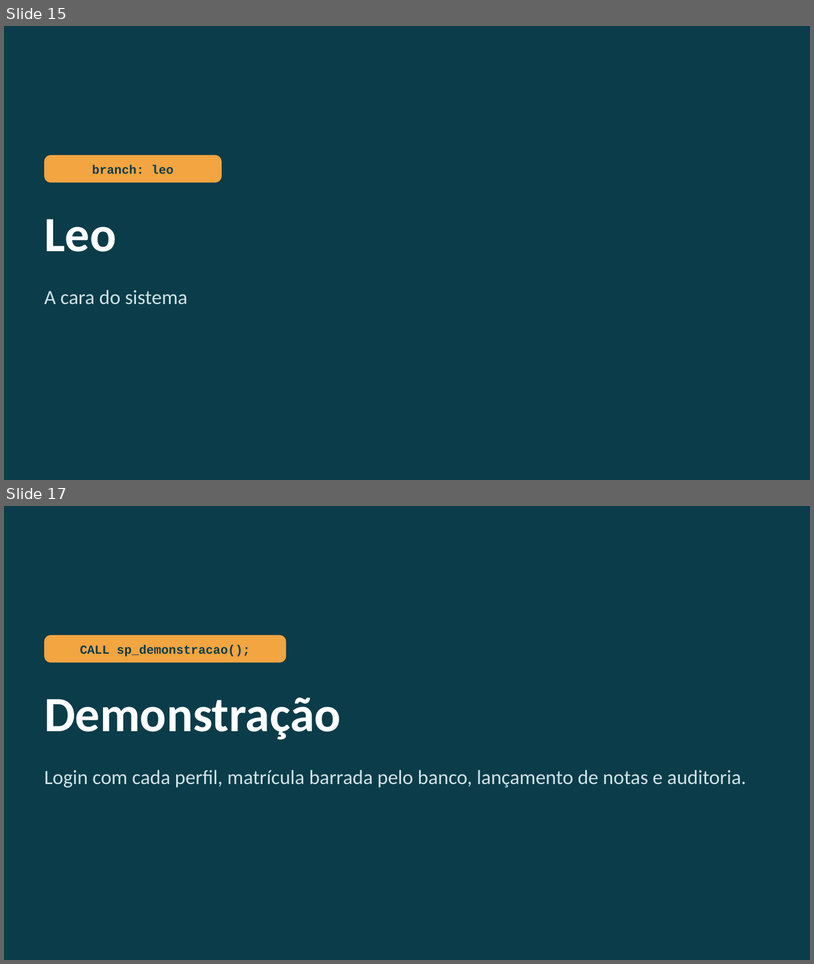
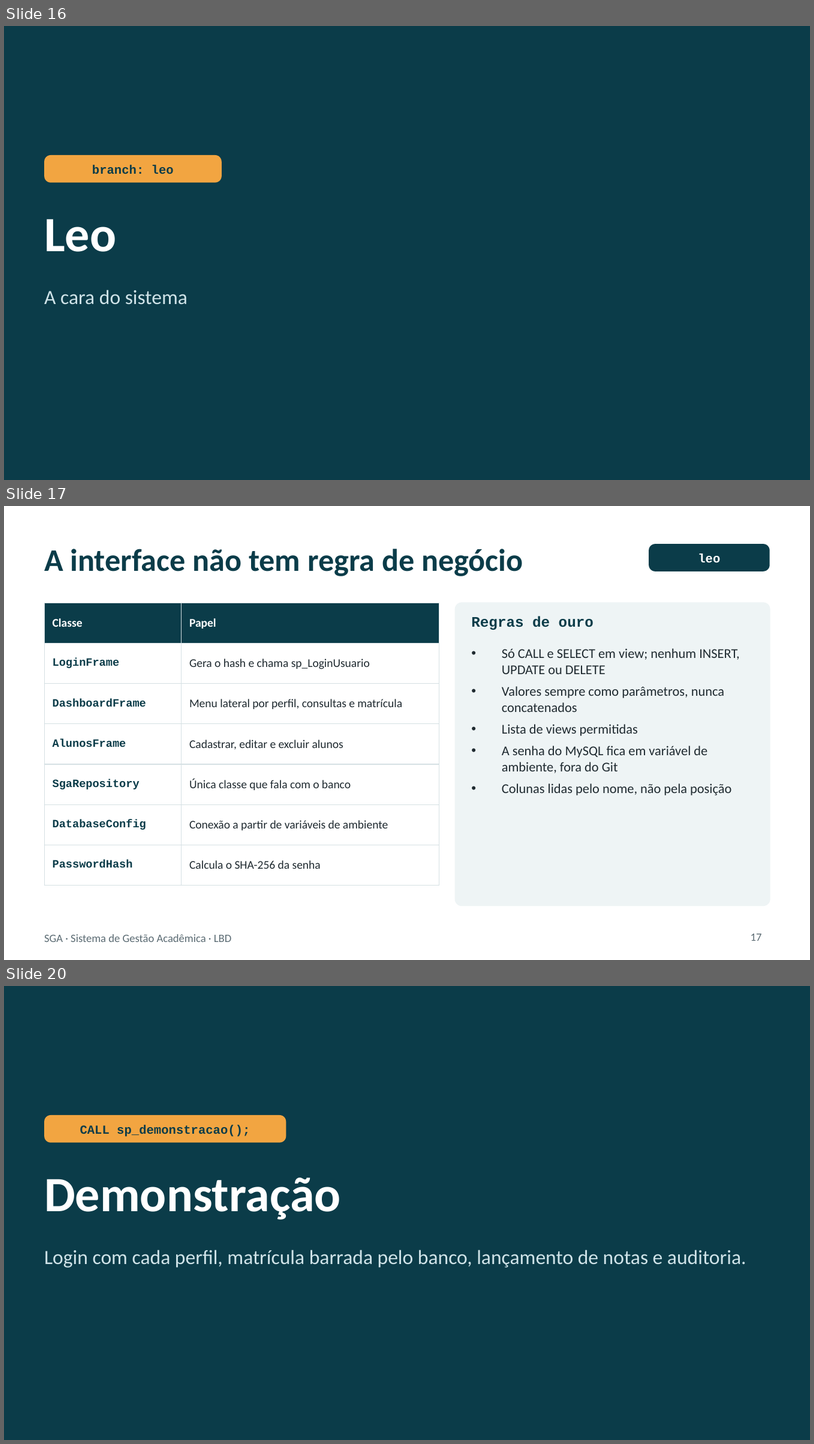
Before and after one commit to Diego-sfrr/AtividadeAvaliativaPOO, a slide deck: apresentacao/SGA_apresentacao.pptx. Shown one above the other, each under a label of ours: slides 15 and 17 before the commit, slides 16, 17 and 20 after it; the slides between them are not shown. The pictures are 814x964 and 814x1444 pixels, drawn with LibreOffice and Linux fonts; fonts in the diff are those of the drawing. Boxes give left, top, right and bottom in pixels: in the first picture for what was removed or moved away, otherwise in the second. Text is boxed around its words. In the diff, an @@ line names an element or a change of style, - is before the commit and + after.

```diff
--- a/apresentacao/SGA_apresentacao.pptx
+++ b/apresentacao/SGA_apresentacao.pptx
@@ slide 17 added at (4,506,810,960), background #FFFFFF @@
@@ text added at (44,549,523,576), 28 pt, text #0B3C49, bold @@
+A interface não tem regra de negócio
@@ rounded rectangle added at (649,544,770,571), fill #0B3C49, 11 pt, text #FFFFFF, bold @@
+leo
@@ table added at (44,603,440,871), 7 rows, 2 columns @@
+Classe | Papel
+LoginFrame | Gera o hash e chama sp_LoginUsuario
+DashboardFrame | Menu lateral por perfil, consultas e matrícula
+AlunosFrame | Cadastrar, editar e excluir alunos
+SgaRepository | Única classe que fala com o banco
+DatabaseConfig | Conexão a partir de variáveis de ambiente
+PasswordHash | Calcula o SHA-256 da senha
@@ rounded rectangle added at (456,603,770,905), fill #EEF4F5, outline #EEF4F5 1 pt @@
@@ text added at (471,616,594,630), 13 pt, text #0B3C49, bold @@
+Regras de ouro
@@ text added at (502,648,740,795), 12 pt, text #1F2A30 @@
+• Só CALL e SELECT em view; nenhum INSERT, UPDATE ou DELETE
+• Valores sempre como parâmetros, nunca concatenados
+• Lista de views permitidas
+• A senha do MySQL fica em variável de ambiente, fora do Git
+• Colunas lidas pelo nome, não pela posição
@@ text added at (44,934,231,942), 10 pt, text #5B6B73 @@
+SGA · Sistema de Gestão Acadêmica · LBD
@@ page number added at (751,933,762,940), 10 pt, text #5B6B73 @@
+17
@@ what was slide 15 is now slide 16 @@
@@ what was slide 17 is now slide 20 @@
```
Also in this commit, not shown: 10 slides changed, 4 other slides added, 2 slides removed, 4 other files.
